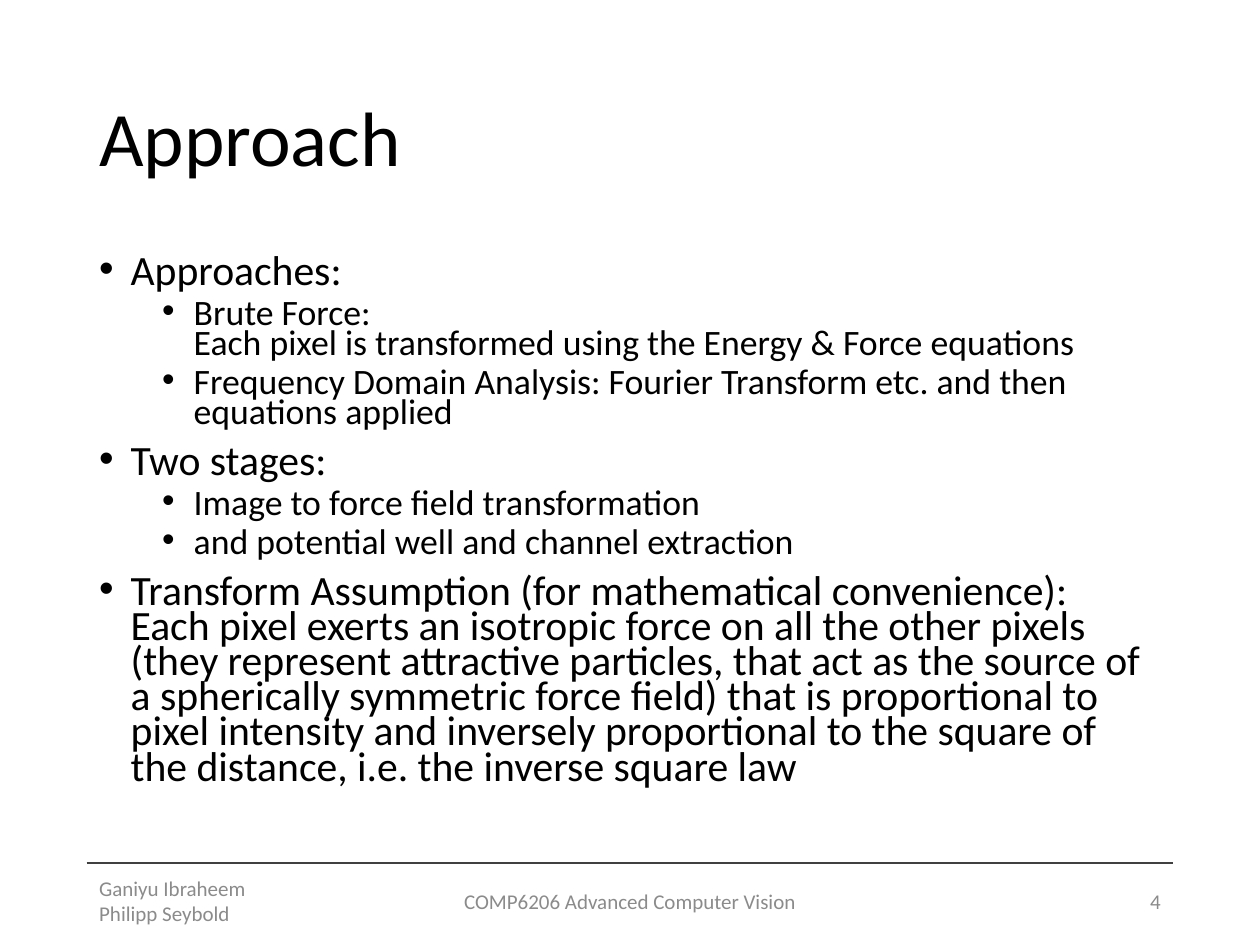
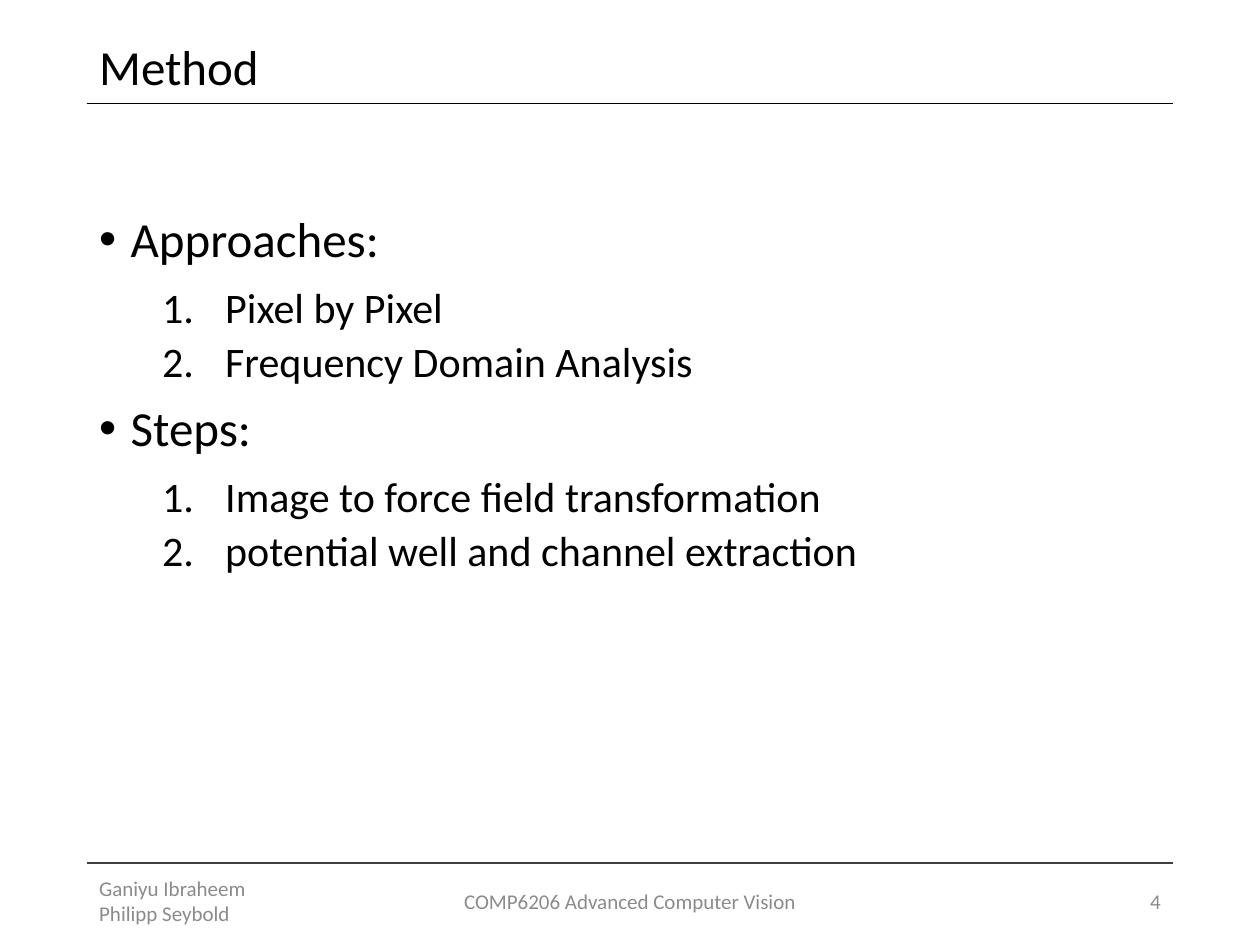
Before and after one commit to Lxrd-AJ/ForceFieldTransforms, a slide deck: slide 4 of Force Field Transformation.pptx. Drawn at 1260x945 pixels with LibreOffice and Linux fonts; fonts in the diff are those of the drawing. Boxes give left, top, right and bottom in pixels: in the first picture for what was removed or moved away, otherwise in the second. Text is boxed around its words. In the diff, an @@ line names an element or a change of style, - is before the commit and + after.

```diff
--- a/Force Field Transformation.pptx
+++ b/Force Field Transformation.pptx
@@ title at <box>99,51,258,86</box>: text changed; size 44 to 28 pt @@
-Approach
+Method
@@ line added from (87, 103) to (1173, 103), #000000 1 pt @@
@@ text "Approaches:": place and size @@
-text "Approaches:" at <box>131,256,1140,788</box>
+text "Approaches:" at <box>131,223,857,573</box>
@@ text at <box>131,223,821,520</box>: size 23.8 to 28 pt in "Approaches:"; size 20.4 to 24 pt in "Image to force field transformation"; line spacing 0.7 to 0.9; more space between paragraphs; bullet • to 1. @@
@@ text at <box>131,293,692,454</box>: text changed; size 20.4 to 24 pt @@
-  • Brute Force:
-    Each pixel is transformed using the Energy & Force equations
-  • Frequency Domain Analysis: Fourier Transform etc. and then equations applied
-• Two stages:
+  1. Pixel by Pixel
+  2. Frequency Domain Analysis
+• Steps:
@@ text at <box>225,536,857,573</box>: text changed; size 23.8 to 24 pt @@
-  • and potential well and channel extraction
-• Transform Assumption (for mathematical convenience):
-  Each pixel exerts an isotropic force on all the other pixels (they represent attractive particles, that act as the source of a spherically symmetric force field) that is proportional to pixel intensity and inversely proportional to the square of the distance, i.e. the inverse square law
+  2. potential well and channel extraction
```
Also in this commit, not shown: 9 other slides changed, 2 slides added.
